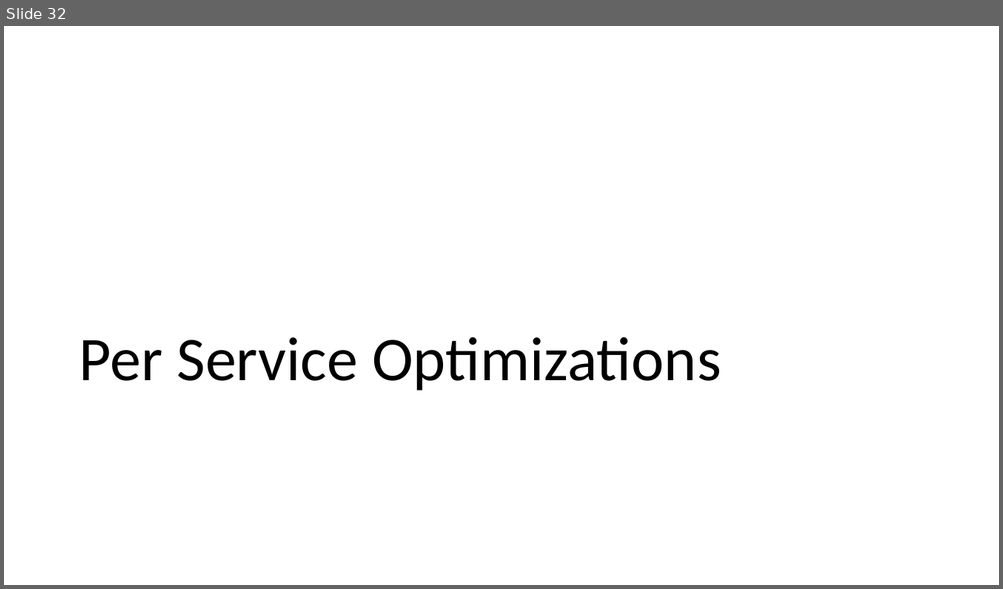
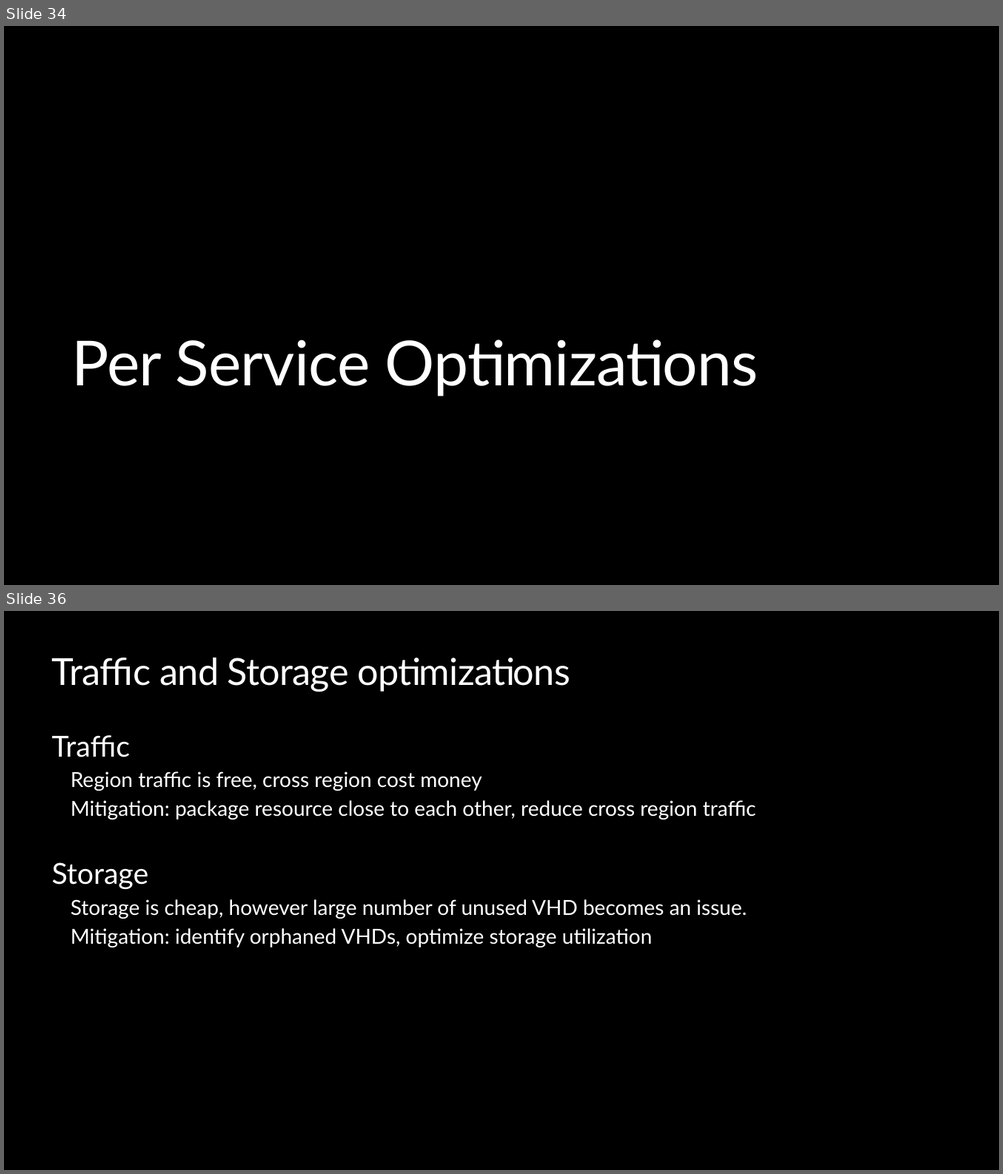
Before and after one commit to peterperov/MSFTCSA, a slide deck: 104-FinOps/Azure FinOps - Introduction.pptx. Shown one above the other, each under a label of ours: slide 32 before the commit, slides 34 and 36 after it; the slides between them are not shown. The pictures are 1003x589 and 1003x1174 pixels, drawn with LibreOffice and Linux fonts; fonts in the diff are those of the drawing; background and template pictures are left out. Boxes give left, top, right and bottom in pixels: in the first picture for what was removed or moved away, otherwise in the second. Text is boxed around its words. In the diff, an @@ line names an element or a change of style, - is before the commit and + after.

```diff
--- a/104-FinOps/Azure FinOps - Introduction.pptx
+++ b/104-FinOps/Azure FinOps - Introduction.pptx
@@ slide 36 added at bbox=[4, 611, 999, 1170], background #000000 @@
@@ title added at bbox=[52, 658, 570, 692], 36 pt, text #FFFFFF @@
+Traffic and Storage optimizations
@@ text added at bbox=[52, 735, 756, 948], 20 pt, text #FFFFFF @@
+Traffic
+  Region traffic is free, cross region cost money
+  Mitigation: package resource close to each other, reduce cross region traffic
+Storage
+  Storage is cheap, however large number of unused VHD becomes an issue.
+  Mitigation: identify orphaned VHDs, optimize storage utilization
@@ what was slide 32 is now slide 34 @@
@@ slide 34 changed as well @@
@@ background #FFFFFF to #000000 @@
@@ title "Per Service Optimizations" at bbox=[72, 340, 758, 397]: font Calibri to Lato, text colour #000000 to #FFFFFF, letter spacing 0 to -0.5 pt; line spacing 0.9 to 1 @@
```
Also in this commit, not shown: 44 other slides changed, 4 other slides added, 1 slide removed.
